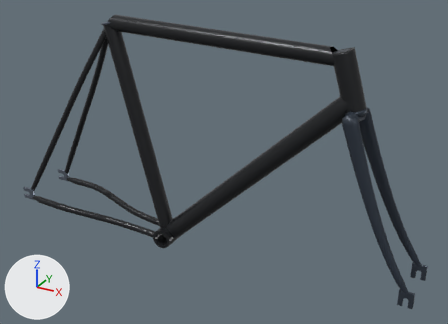
An edit to the glTF model frontend/public/models/frames/dosnoventa-02-la-s.glb, drawn before and after from the same camera.
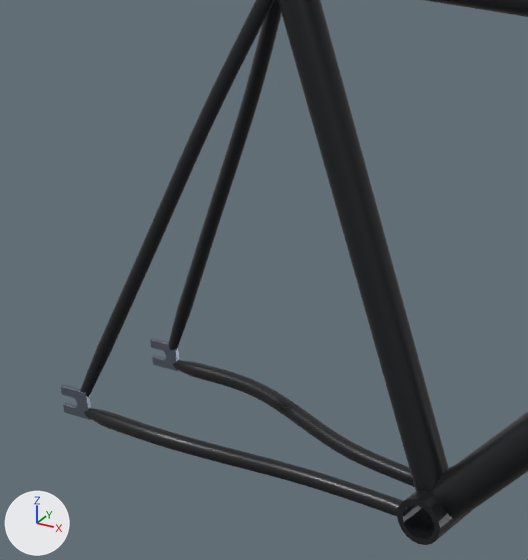
The first picture shows the older version from a 50 mm lens placed at (0.73, -1.058, 0.743), pointed at (0.14, 0.014, 0.208). The close-ups show the older and then the newer version on the part from 0% to 45% of the width and 12% to 78% of the height of that picture. Only the edits that show in the close-ups are written down. The lights are fixed; the arrows at lower left show +X, +Y and +Z. Where no turn or scale is listed for an object, it has been applied to the vertices. Vertices at exactly the same position are counted once.

In view in the first close-up: 'paint_bottom_bracket', 'paint_chainstay_-1', 'paint_chainstay_1', 'paint_down', 'paint_seat', 'paint_seatstay_-1', 'paint_seatstay_1', 'paint_top', 'rear_dropout_-1', 'rear_dropout_1'.
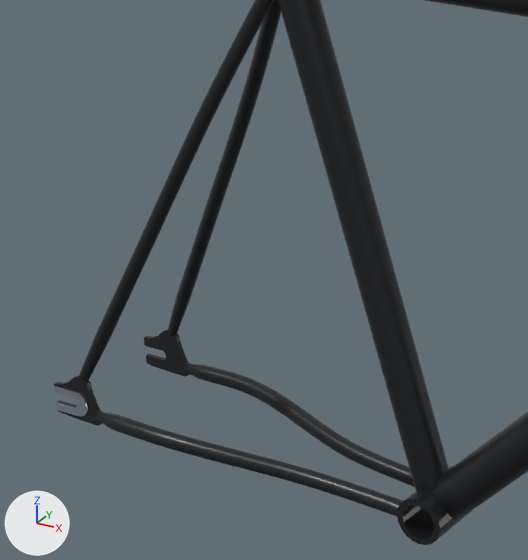
Where the newer file only moved an object's origin or applied its transform, the numbers keep the older frame.

Boxes (x1, y1, x2, y2) around the edits, measured in the close-ups (528 x 560 px; the box of a moved part takes in the faces that stretch with it):
'paint_seatstay_1', rescaled: before (80, 0, 275, 398); after (79, 0, 274, 381)
'paint_seatstay_-1', rescaled: before (169, 0, 282, 350); after (168, 0, 281, 336)
'paint_chainstay_-1', reshaped: before (172, 360, 415, 487); after (183, 363, 415, 487)
'rear_dropout_1', recoloured, surface changed, reshaped (58% wider, 38% taller): before (61, 384, 91, 420); after (54, 375, 102, 425)
'rear_dropout_-1', recoloured, surface changed, reshaped (greyish blue to black, 57% wider, 41% taller): before (150, 338, 179, 371); after (144, 329, 190, 376)
'rear_insert_1_1', added: after (54, 386, 88, 416)
part 2 of me_mesh_5, moved or reshaped: before (172, 360, 321, 434); after (183, 363, 321, 434)
part 3 of me_mesh_6, moved or reshaped: before (61, 338, 179, 420); after (144, 329, 190, 376)

The change, as a diff of the scene's bpy script:
```diff
--- a/frontend/public/models/frames/dosnoventa-02-la-s.glb.py
+++ b/frontend/public/models/frames/dosnoventa-02-la-s.glb.py
@@ mat_material_6 @@
 mat_material_6 = principled_material('Material_6')
-mat_material_6.base_color = (0.15, 0.178, 0.227)  # greyish blue #6c7583
-mat_material_6.metallic = 0.7
+mat_material_6.base_color = (0.0176, 0.0194, 0.0222)  # black #242629
+mat_material_6.metallic = 0.35
 mat_material_6.roughness = 0.33
@@ mat_material_7 @@
 mat_material_7 = principled_material('Material_7')
-mat_material_7.base_color = (0.0176, 0.0194, 0.0222)  # black #242629
-mat_material_7.metallic = 0.35
+mat_material_7.base_color = (0.44, 0.491, 0.558)  # light grey #b1bac5
+mat_material_7.metallic = 0.85
 mat_material_7.roughness = 0.34
@@ me_mesh_4 @@
 # used by ob_paint_seatstay__1; location = (-0.3798, 0.0, 0.041)
-me_mesh_4.from_pydata(...)  # 136 vertices, 256 faces; spans x 0.007..0.243, y -0.003..0.065, z 0.005..0.431
+me_mesh_4.from_pydata(...)  # 136 vertices, 256 faces; spans x 0.008..0.243, y -0.003..0.065, z 0.021..0.431
+# me_mesh_4 part 1: the whole mesh is scaled about its middle by (0.995, 0.999, 0.963), then moved by (0.0, 0.0, 0.008)
 me_mesh_4.materials.append(mat_material_4)
@@ me_mesh_5 @@
 # used by ob_paint_chainstay__1; location = (-0.3798, 0.0, 0.041)
-me_mesh_5.from_pydata(...)  # 250 vertices, 480 faces; spans x 0.012..0.359, y 0.017..0.072, z -0.047..-0.001
+me_mesh_5.from_pydata(...)  # 250 vertices, 480 faces; spans x 0.027..0.359, y 0.017..0.072, z -0.047..-0.002
+# me_mesh_5 part 2: 130 of 250 vertices moved; they spanned x 0.012..0.195, y 0.039..0.072, z -0.029..-0.001 and now span x 0.027..0.195, y 0.039..0.072, z -0.029..-0.002; mean shift (0.005, 0.0, 0.0); largest move (0.012, 0.062, -0.013) -> (0.027, 0.062, -0.014)
 me_mesh_5.materials.append(mat_material_5)
@@ me_mesh_6 @@
 # used by ob_rear_dropout__1; parent = ob_frame_and_fork; location = (0.0, 0.0625, 0.0)
-me_mesh_6.from_pydata(...)  # 76 vertices, 148 faces; spans x -0.0145..0.0185, y -0.0025..0.0025, z -0.0145..0.0145
+me_mesh_6.from_pydata(...)  # 80 vertices, 156 faces; spans x -0.023..0.0362, y -0.0025..0.0025, z -0.0181..0.0302
+# me_mesh_6 part 3: the whole mesh is rebuilt
 me_mesh_6.materials.append(mat_material_6)
@@ me_mesh_7 @@
 # used by ob_paint_seatstay_1; location = (-0.3798, 0.0, 0.041)
-me_mesh_7.from_pydata(...)  # 136 vertices, 256 faces; spans x 0.007..0.243, y -0.065..0.003, z 0.005..0.431
-me_mesh_7.materials.append(mat_material_7)  # black #242629
+me_mesh_7.from_pydata(...)  # 136 vertices, 256 faces; spans x 0.008..0.243, y -0.065..0.003, z 0.021..0.431
+# me_mesh_7 part 4: the whole mesh is scaled about its middle by (0.995, 0.999, 0.963), then moved by (0.0, 0.0, 0.008)
+me_mesh_7.materials.append(mat_material_8)  # black #242629
@@ me_mesh_10_1 @@
+me_mesh_10_1.from_pydata(...)  # 80 vertices, 156 faces; spans x -0.023..0.0362, y -0.0025..0.0025, z -0.0181..0.0302
+me_mesh_10_1.materials.append(mat_material_10)  # black #242629
@@ me_mesh_7_1 @@
+me_mesh_7_1.from_pydata(...)  # 60 vertices, 116 faces; spans x -0.0215..0.019, y -0.0006..0.0006, z -0.013..0.013
+me_mesh_7_1.materials.append(mat_material_7)  # light grey #b1bac5
@@ ob_rear_dropout_1 @@
-ob_rear_dropout_1 = bpy.data.objects.new('rear_dropout_1', me_mesh_6)
+ob_rear_dropout_1 = bpy.data.objects.new('rear_dropout_1', me_mesh_10_1)
 ob_rear_dropout_1.parent = ob_frame_and_fork
@@ ob_rear_insert_1_1 @@
+ob_rear_insert_1_1 = bpy.data.objects.new('rear_insert_1_1', me_mesh_7_1)
+ob_rear_insert_1_1.parent = ob_frame_and_fork
+ob_rear_insert_1_1.location = (0.0, -0.0656, 0.0)
```
